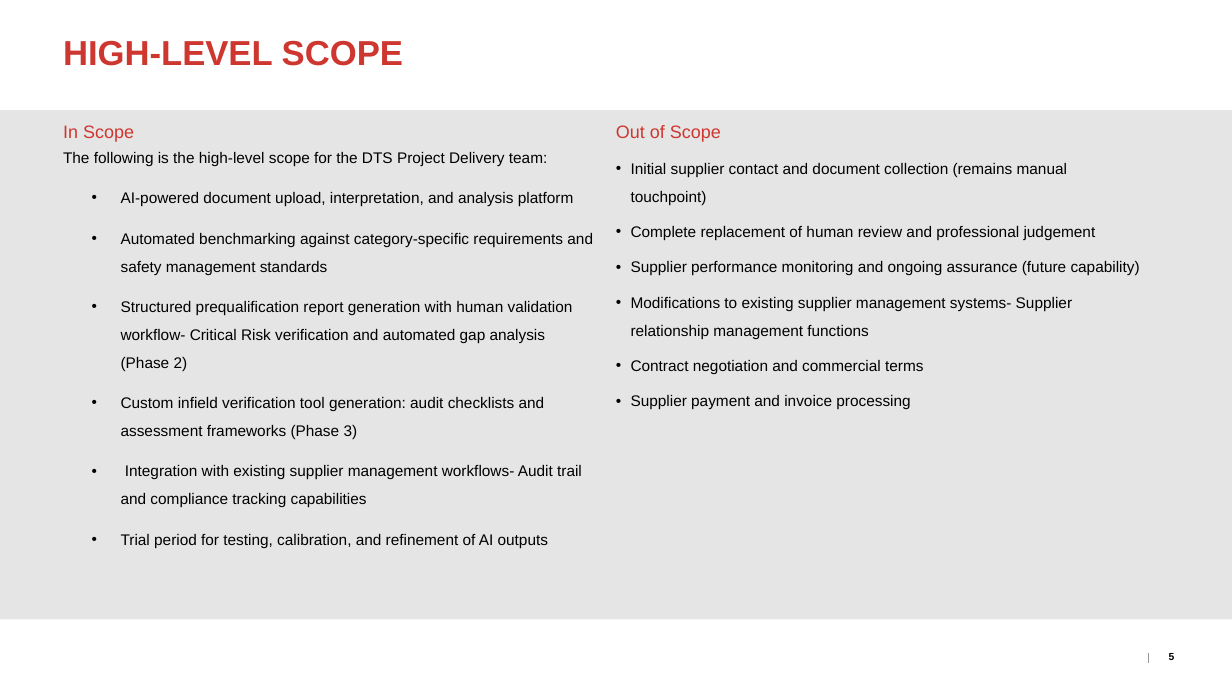
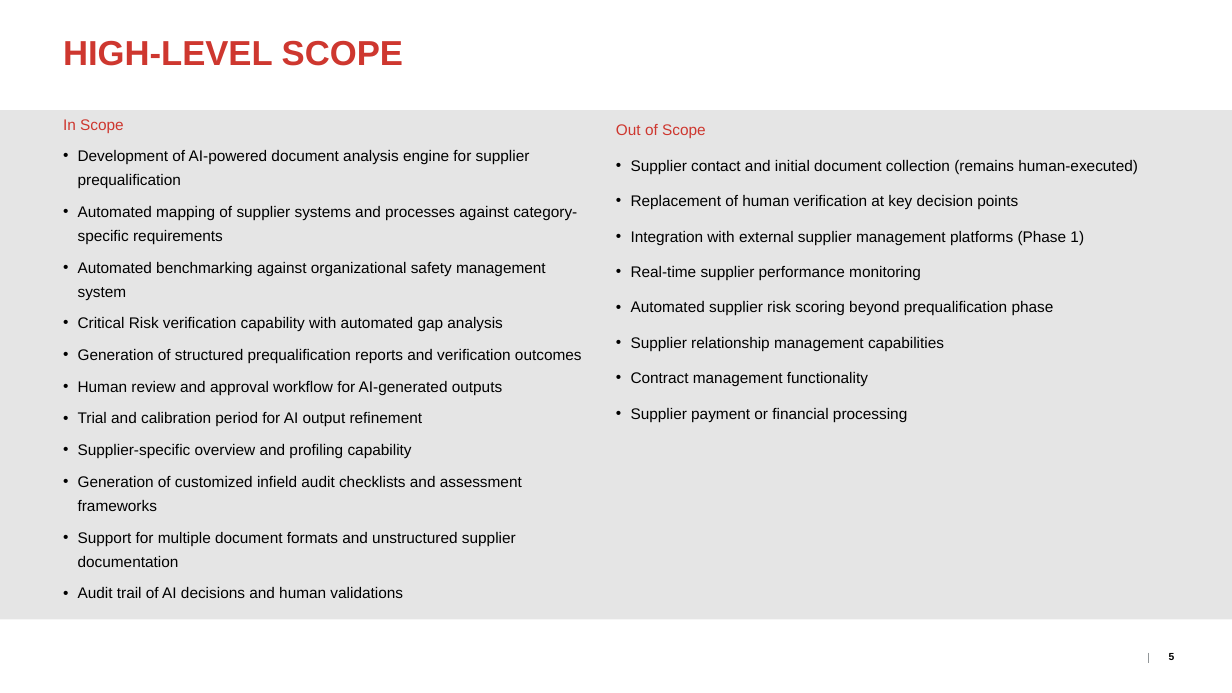
Before and after one commit to ChrisP-MRL/sponsor-brief-requirements-extractor, a slide deck: slide 5 of .claude/skills/code-review/templates/PRJ-Sponsor Brief.pptx. Drawn at 1232x693 pixels with LibreOffice and Linux fonts; fonts in the diff are those of the drawing; background and template pictures are left out. Boxes give left, top, right and bottom in pixels: in the first picture for what was removed or moved away, otherwise in the second. Text is boxed around its words. In the diff, an @@ line names an element or a change of style, - is before the commit and + after.

```diff
--- a/.claude/skills/code-review/templates/PRJ-Sponsor Brief.pptx
+++ b/.claude/skills/code-review/templates/PRJ-Sponsor Brief.pptx
@@ text at (63,119,124,133): size 14 to 12 pt in "In Scope"; line spacing 1 to 0.8 @@
@@ text at (616,124,706,138): size 14 to 12 pt in "Out of Scope" @@
@@ text at (78,150,582,598): text changed @@
-The following is the high-level scope for the DTS Project Delivery team:
-• AI-powered document upload, interpretation, and analysis platform
-• Automated benchmarking against category-specific requirements and safety management standards
-• Structured prequalification report generation with human validation workflow- Critical Risk verification and automated gap analysis (Phase 2)
-• Custom infield verification tool generation: audit checklists and assessment frameworks (Phase 3)
-• Integration with existing supplier management workflows- Audit trail and compliance tracking capabilities
-• Trial period for testing, calibration, and refinement of AI outputs
+• Development of AI-powered document analysis engine for supplier prequalification
+• Automated mapping of supplier systems and processes against category-specific requirements
+• Automated benchmarking against organizational safety management system
+• Critical Risk verification capability with automated gap analysis
+• Generation of structured prequalification reports and verification outcomes
+• Human review and approval workflow for AI-generated outputs
+• Trial and calibration period for AI output refinement
+• Supplier-specific overview and profiling capability
+• Generation of customized infield audit checklists and assessment frameworks
+• Support for multiple document formats and unstructured supplier documentation
+• Audit trail of AI decisions and human validations
@@ text at (631,160,1138,422): text changed @@
-• Initial supplier contact and document collection (remains manual touchpoint)
-• Complete replacement of human review and professional judgement
-• Supplier performance monitoring and ongoing assurance (future capability)
-• Modifications to existing supplier management systems- Supplier relationship management functions
-• Contract negotiation and commercial terms
-• Supplier payment and invoice processing
+• Supplier contact and initial document collection (remains human-executed)
+• Replacement of human verification at key decision points
+• Integration with external supplier management platforms (Phase 1)
+• Real-time supplier performance monitoring
+• Automated supplier risk scoring beyond prequalification phase
+• Supplier relationship management capabilities
+• Contract management functionality
+• Supplier payment or financial processing
```
Also in this commit, not shown: 8 other slides changed, 13 other files.
